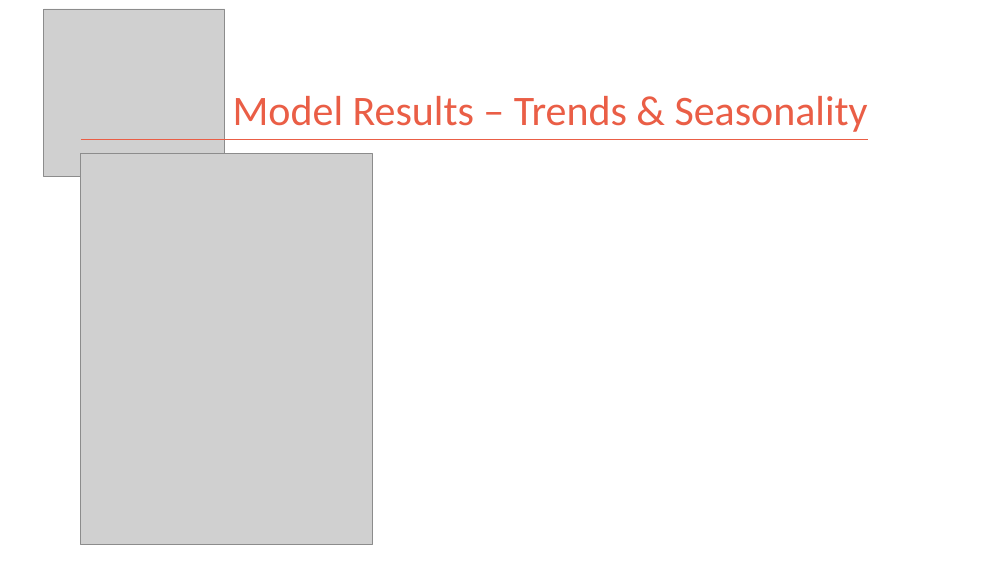
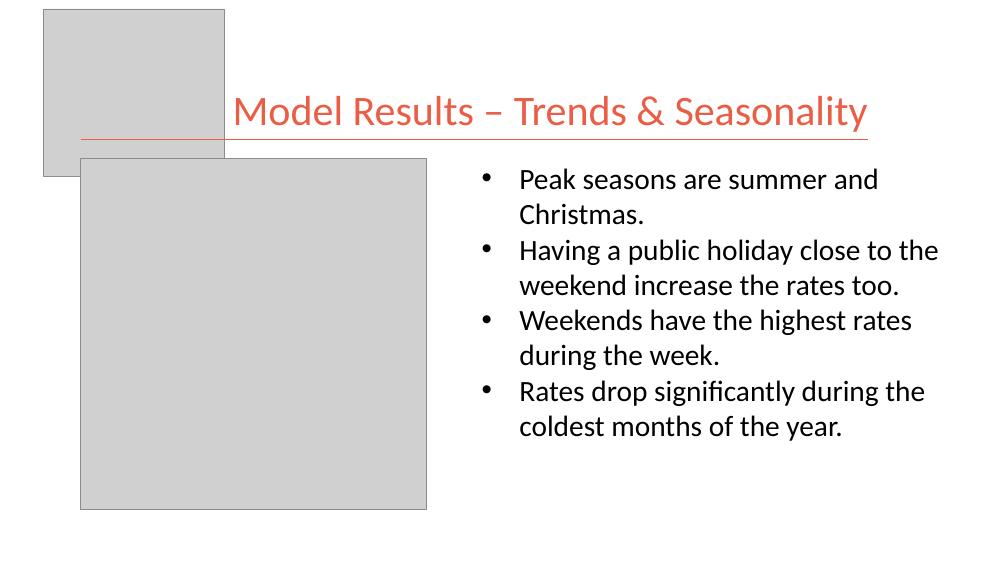
Before and after one commit to kman4/AirbnbPredictions, a slide deck: slide 20 of Airbnb Price Predictions (Model).pptx (slide 19 before the commit). Drawn at 1008x567 pixels with LibreOffice and Linux fonts; fonts in the diff are those of the drawing; grey boxes stand for pictures. Boxes give left, top, right and bottom in pixels: in the first picture for what was removed or moved away, otherwise in the second. Text is boxed around its words. In the diff, an @@ line names an element or a change of style, - is before the commit and + after.

```diff
--- a/Airbnb Price Predictions (Model).pptx
+++ b/Airbnb Price Predictions (Model).pptx
@@ picture: place and size @@
-picture at bbox=[81, 154, 372, 544]
+picture at bbox=[81, 159, 426, 510]
@@ text added at bbox=[519, 168, 939, 441], 28 pt, text #000000 @@
+• Peak seasons are summer and Christmas.
+• Having a public holiday close to the weekend increase the rates too.
+• Weekends have the highest rates during the week.
+• Rates drop significantly during the coldest months of the year.
```
Also in this commit, not shown: 7 other slides changed.
